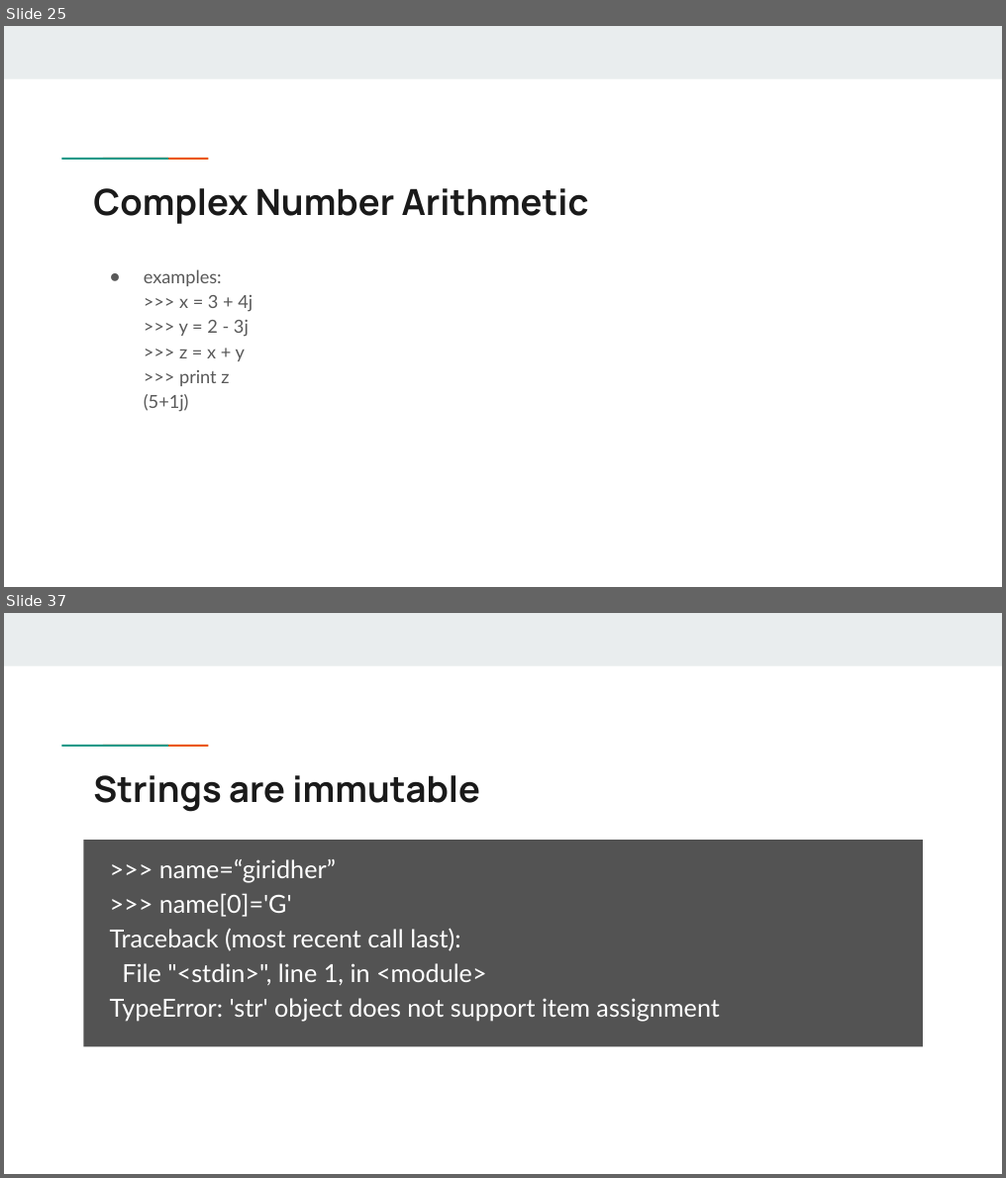
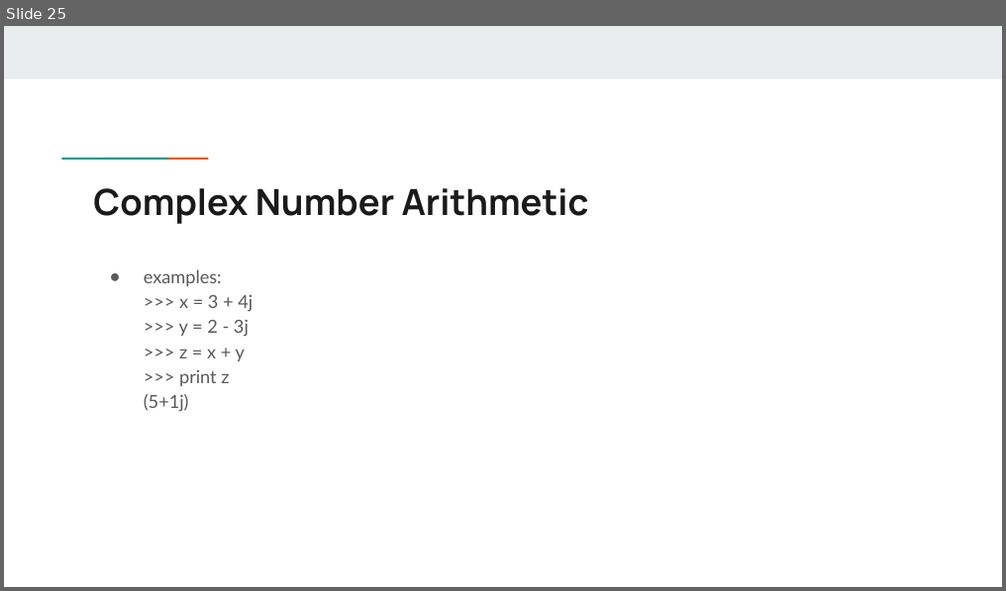
Before and after one commit to giridhersadineni/pythonsrec, a slide deck: 01.Intro/1. Python Basics.pptx. Shown one above the other, each under a label of ours: slides 25 and 37 before the commit, slide 25 after it; the slides between them are not shown. The pictures are 1006x1178 and 1006x591 pixels, drawn with LibreOffice and Linux fonts; fonts in the diff are those of the drawing. Boxes give left, top, right and bottom in pixels: in the first picture for what was removed or moved away, otherwise in the second. Text is boxed around its words. In the diff, an @@ line names an element or a change of style, - is before the commit and + after.

```diff
--- a/01.Intro/1. Python Basics.pptx
+++ b/01.Intro/1. Python Basics.pptx
@@ slide 37 removed at (x1=4, y1=613, x2=1002, y2=1174), background #FFFFFF; not listed: 3 template elements that a slide beside it also shows @@
@@ title removed at (x1=93, y1=775, x2=480, y2=812) @@
-Strings are immutable
@@ text removed at (x1=84, y1=840, x2=923, y2=1047) @@
->>> name=“giridher”
->>> name[0]='G'
-Traceback (most recent call last):
-File "<stdin>", line 1, in <module>
-TypeError: 'str' object does not support item assignment
```
Also in this commit, not shown: 16 other slides removed, 30 other files.
